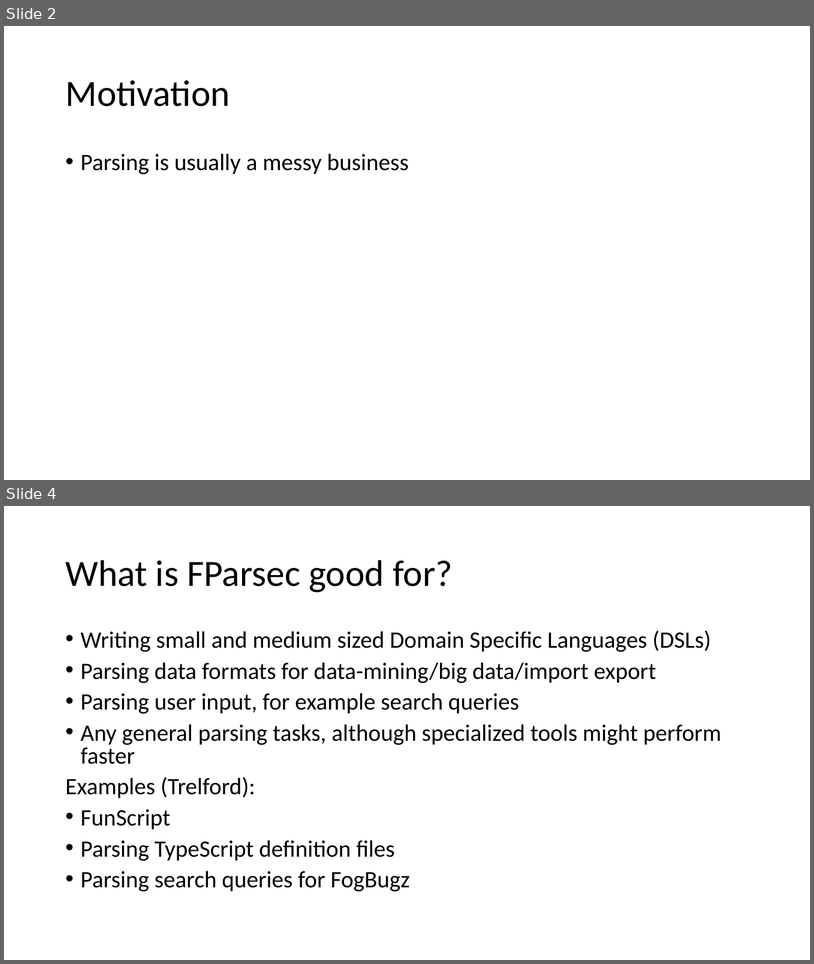
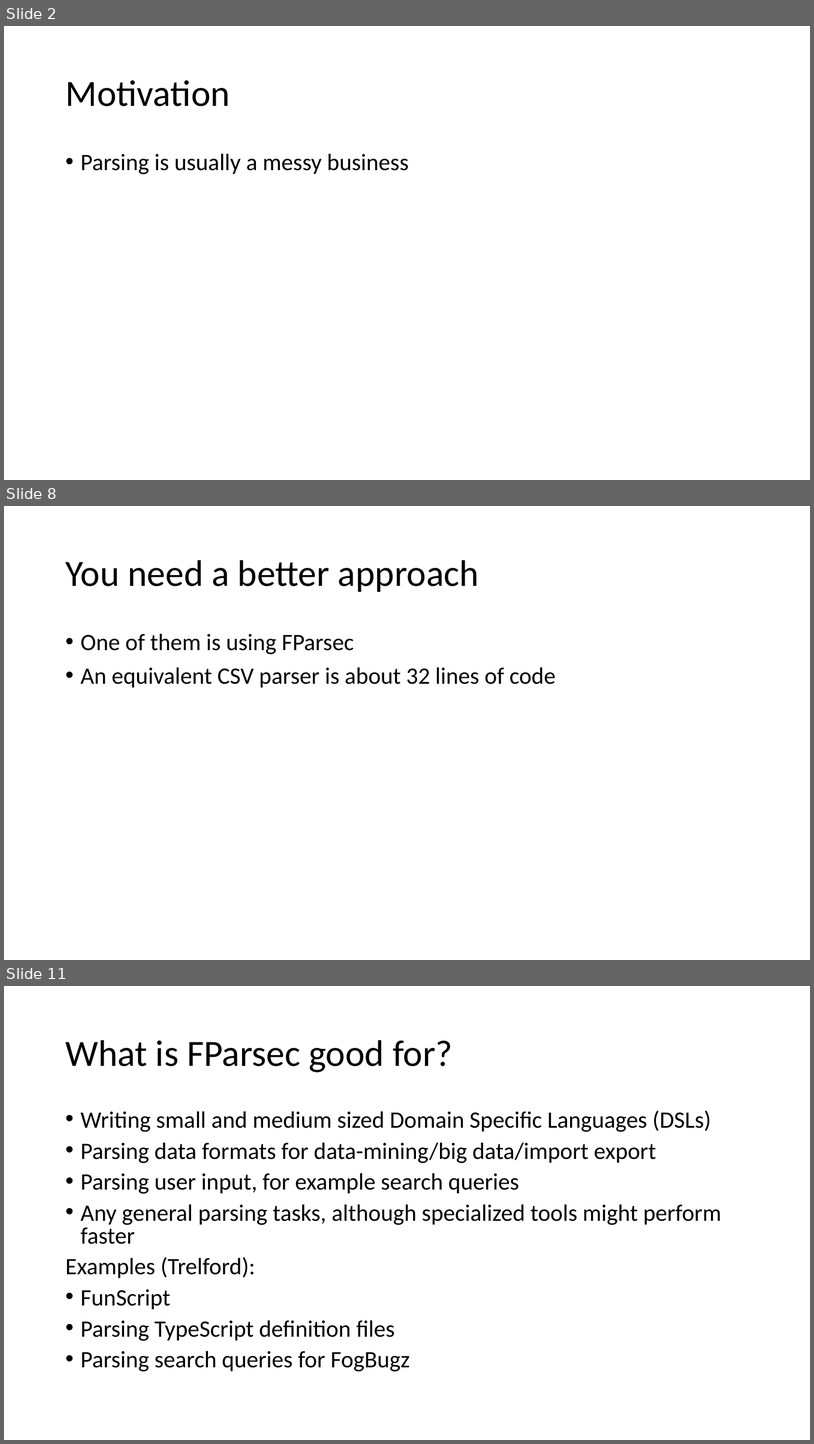
Before and after one commit to atiboros/PracticalFParsec, a slide deck: Slides/Practical FParsec V2.pptx. Shown one above the other, each under a label of ours: slides 2 and 4 before the commit, slides 2, 8 and 11 after it; the slides between them are not shown. The pictures are 814x964 and 814x1444 pixels, drawn with LibreOffice and Linux fonts; fonts in the diff are those of the drawing. Boxes give left, top, right and bottom in pixels: in the first picture for what was removed or moved away, otherwise in the second. Text is boxed around its words. In the diff, an @@ line names an element or a change of style, - is before the commit and + after.

```diff
--- a/Slides/Practical FParsec V2.pptx
+++ b/Slides/Practical FParsec V2.pptx
@@ slide 8 added at bbox=[4, 506, 810, 960], background #FFFFFF @@
@@ title added at bbox=[65, 560, 479, 592], 44 pt, text #000000 @@
+You need a better approach
@@ text added at bbox=[81, 633, 556, 688], 28 pt, text #000000 @@
+• One of them is using FParsec
+• An equivalent CSV parser is about 32 lines of code
@@ what was slide 4 is now slide 11 @@
```
Also in this commit, not shown: 3 slides changed, 7 other slides added, 2 slides removed, 2 other files.
